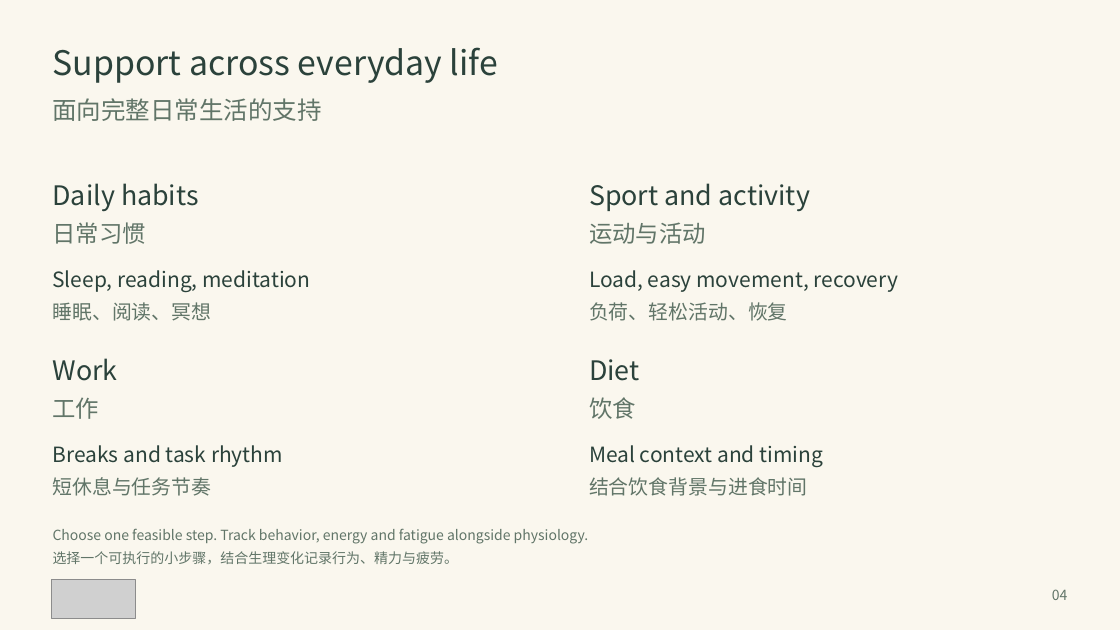
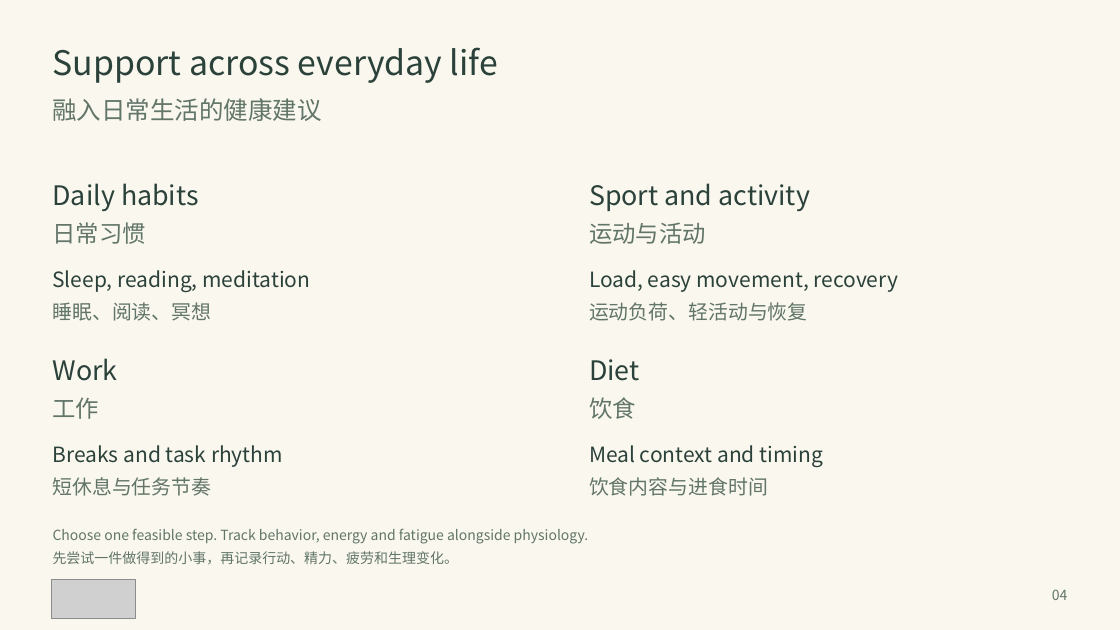
Before and after one commit to DiamondCao1996/mond-phone-preview, a slide deck: slide 4 of docs/demo/MOND_Adaptive_System_EN_ZH.pptx. Drawn at 1120x630 pixels with LibreOffice and Linux fonts; fonts in the diff are those of the drawing; grey boxes stand for pictures. Boxes give left, top, right and bottom in pixels: in the first picture for what was removed or moved away, otherwise in the second. Text is boxed around its words. In the diff, an @@ line names an element or a change of style, - is before the commit and + after.

Commit message:
Polish Chinese presentation wording and clarify menstrual-cycle terminology

```diff
--- a/docs/demo/MOND_Adaptive_System_EN_ZH.pptx
+++ b/docs/demo/MOND_Adaptive_System_EN_ZH.pptx
@@ text at (x1=52, y1=98, x2=322, y2=121): text changed @@
-面向完整日常生活的支持
+融入日常生活的健康建议
@@ text at (x1=589, y1=302, x2=808, y2=321): text changed @@
-负荷、轻松活动、恢复
+运动负荷、轻活动与恢复
@@ text at (x1=589, y1=477, x2=768, y2=496): text changed @@
-结合饮食背景与进食时间
+饮食内容与进食时间
@@ text at (x1=53, y1=551, x2=459, y2=564): text changed @@
-选择一个可执行的小步骤，结合生理变化记录行为、精力与疲劳。
+先尝试一件做得到的小事，再记录行动、精力、疲劳和生理变化。
```
Also in this commit, not shown: 6 other slides changed, 3 other files.
